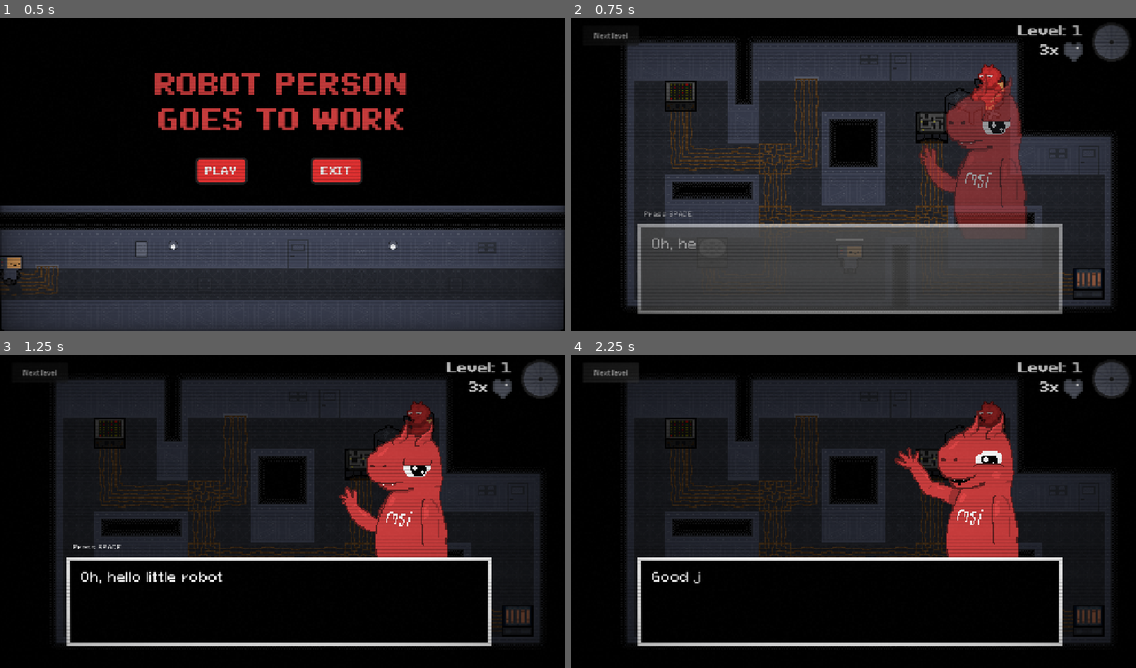
Above: before the commit, frames 1-4 (two rows, left to right).
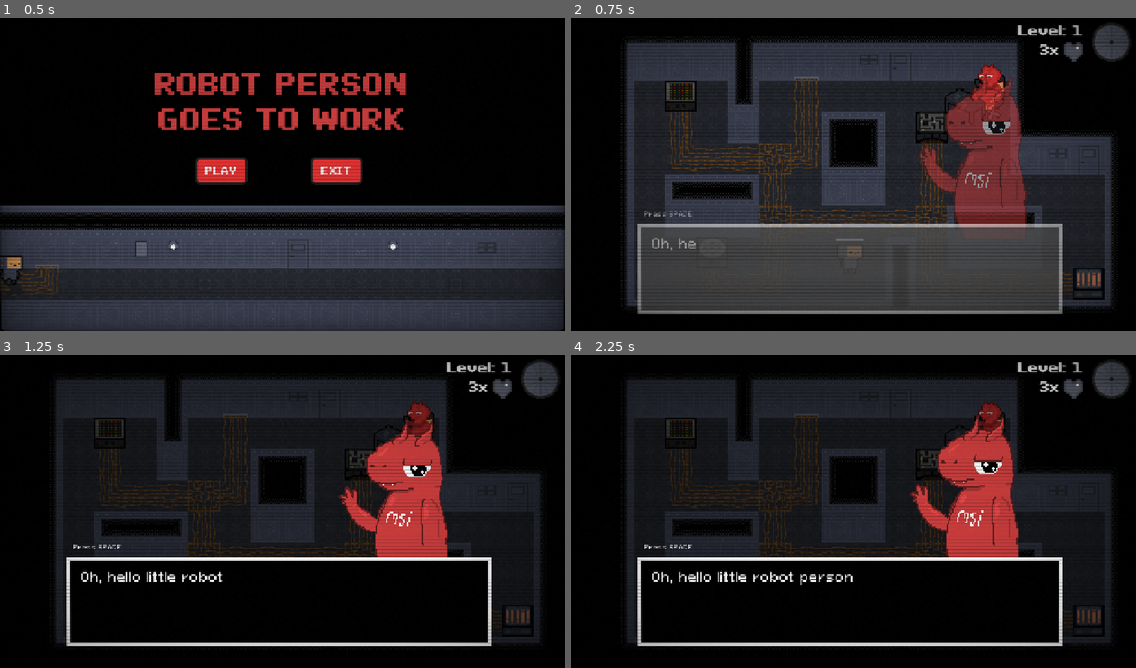
Above: after the commit, the same moments.

Repository: DuneRanger/MSI-GameJam
Game: Godot game, scene res://scenes/main.tscn
Two runs of this game, one before a commit and one after it. Both use one fixed random seed, a clock stepped at 60 frames per second and the inputs below.
Inputs (mouse positions are in pixels of both pictures, inside the frame that each line leads up to):
- Up to frame 1 (0.5 s): no input
- Up to frame 2 (0.75 s): click "PLAY" at 0.5 s
- Up to frame 3 (1.25 s): no input
- Up to frame 4 (2.25 s): click (610, 373) at 1.25 s, where only the run before the commit has a clickable "Next level"; click (610, 373) at 2 s, where only the run before the commit has a clickable "Next level"

Frame 1 is identical in both runs. In frame 2, less than 0.1% of the frame differs, in the area x 4-11%, y 4-7%; in frame 3, less than 0.1%; in frame 4, 2.7%, in the area x 4-80%, y 4-74%.

Commit message:
level 4 things again

Diff:
--- a/scenes/game/game.tscn
+++ b/scenes/game/game.tscn
@@ -17,7 +17,6 @@
 [ext_resource type="AudioStream" uid="uid://bfa1tc6i3lrm3" path="res://assets/sfx/ambient/ambience.ogg" id="8_87uf6"]
 [ext_resource type="PackedScene" uid="uid://bvb43was5ahc0" path="res://scenes/game/levels/level_67.tscn" id="9_uyinl"]
 [ext_resource type="Theme" uid="uid://d0hf7wudlkptc" path="res://scenes/game/machines/minigames/fishing_theme.tres" id="10_5jirj"]
-[ext_resource type="PackedScene" uid="uid://la47e6sbnret" path="res://scenes/game/levels/level_4.tscn" id="10_10c2w"]
 [ext_resource type="Texture2D" uid="uid://dym2xxi476jag" path="res://assets/game/hud/heart.png" id="11_kp23o"]
 
 [sub_resource type="Environment" id="Environment_w1hta"]
@@ -54,7 +53,7 @@
 
 [node name="Game2" type="Node" unique_id=1830910457 node_paths=PackedStringArray("progress_timer_hud", "lives_left_label", "level_num_label")]
 script = ExtResource("1_0sr1o")
-levels = Array[PackedScene]([ExtResource("5_87uf6"), ExtResource("3_otnwt"), ExtResource("6_vaxfo"), ExtResource("3_2a8rs"), ExtResource("4_kp23o"), ExtResource("7_3xj4h"), ExtResource("8_5v6r0"), ExtResource("9_uyinl"), ExtResource("10_10c2w")])
+levels = Array[PackedScene]([ExtResource("5_87uf6"), ExtResource("3_otnwt"), ExtResource("6_vaxfo"), ExtResource("3_2a8rs"), ExtResource("4_kp23o"), ExtResource("7_3xj4h"), ExtResource("8_5v6r0"), ExtResource("9_uyinl")])
 progress_timer_hud = NodePath("HUD/HBoxContainer/AspectRatioContainer/LevelTimerProgressBar")
 lives_left_label = NodePath("HUD/HBoxContainer/VBoxContainer/HBoxContainer/LivesLeftLabel")
 level_num_label = NodePath("HUD/HBoxContainer/VBoxContainer/LevelNumberLabel")
@@ -182,6 +181,7 @@
 texture_progress = ExtResource("7_4j704")
 
 [node name="Button" type="Button" parent="HUD" unique_id=2139162572]
+visible = false
 offset_left = 26.0
 offset_top = 17.0
 offset_right = 155.0
